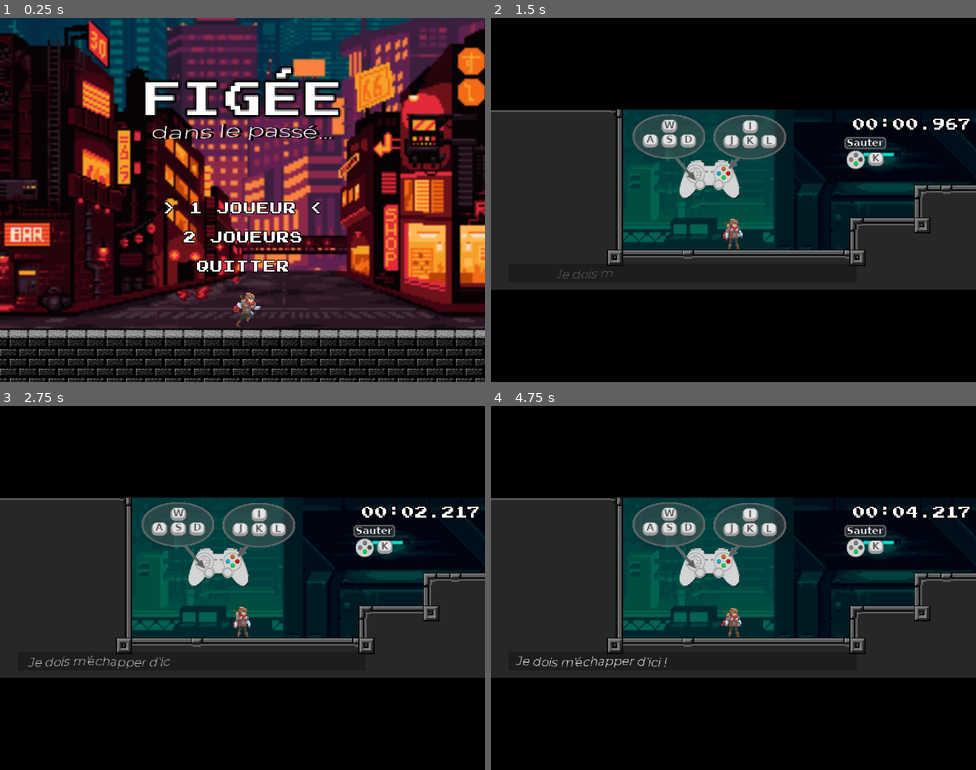
Above: before the commit, frames 1-4 (two rows, left to right).
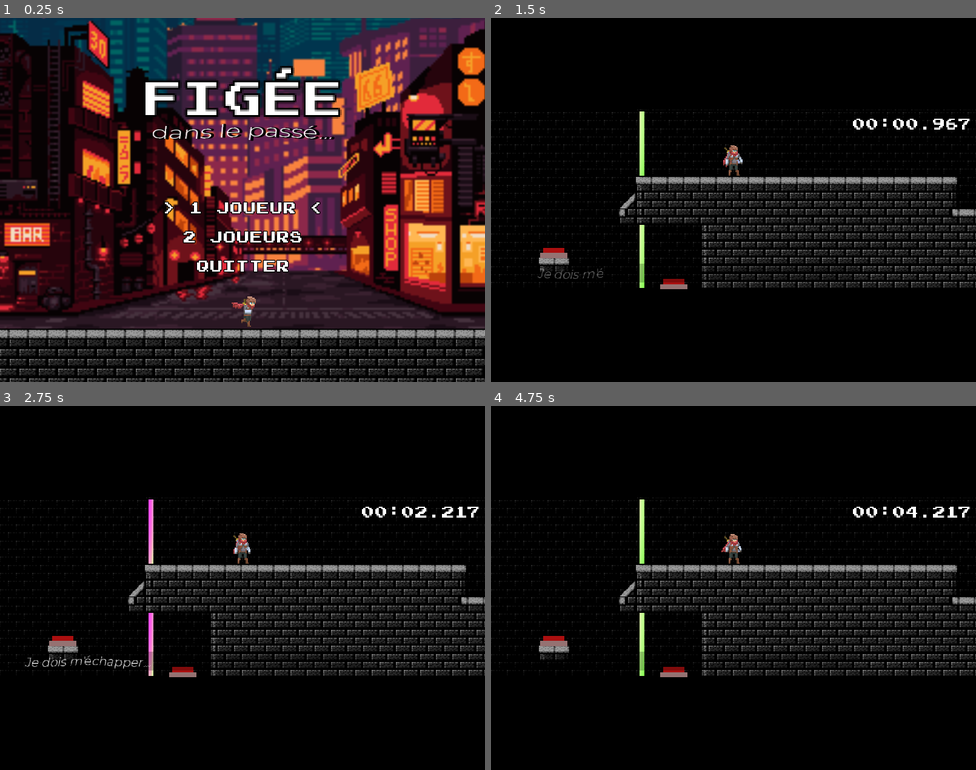
Above: after the commit, the same moments.

Repository: J-Vernay/wonderjam-hiver2021
Game: Godot game, scene res://TestZone/Menu.tscn
The game is run twice, just before and just after one commit, with the same random seed, the same clock (stepped at 60 frames per second) and the same inputs. The engine's default icon, where the game draws it, is replaced by a stand-in: a white triangle on a blue panel in a dark square.
Inputs:
- Up to frame 1 (0.25 s): no input
- Up to frame 2 (1.5 s): tap Enter (ui_accept) at 0.5 s; hold Enter (ui_accept) 0.53-1.28 s; hold Z (Up1) from 0.53 s (still down); tap Down (Down2) at 1.35 s
- Up to frame 3 (2.75 s): tap Enter (ui_accept) at 1.52, 1.55, 1.82, 2.3 s; release Z (Up1) at 2.03 s; hold S (Down1) from 2.03 s (still down); hold Up (Up2) from 2.03 s (still down)
- Up to frame 4 (4.75 s): release S (Down1) at 2.78 s; release Up (Up2) at 2.78 s; hold Z (Up1) 2.78-4.28 s; tap Enter (ui_accept) at 2.85, 3.02, 3.32, 3.77, 3.8, 4.07, 4.52, 4.55 s; hold Down (Down2) 3.53-4.28 s; hold S (Down1) from 4.28 s (still down); tap Up (Up2) at 4.35 s

The runs differ from the first frame. In frame 1, 0.2% of the frame differs, in the area x 47-54%, y 75-85%; in frame 2, 40%; in frame 3, 40%; in frame 4, 40%, in the area x 0-100%, y 25-75%.

Commit message:
Added end of game

Diff:
--- a/Levels/AllLevels.gd
+++ b/Levels/AllLevels.gd
@@ -1,4 +1,6 @@
 extends Node2D
+
+signal game_end
 
 var is_one_player_only := false
 
@@ -19,7 +21,7 @@
 	preload("res://Levels/Level3.tscn"),
 	preload("res://Levels/Level4.tscn")
 ]
-var curr_lvl := 0
+var curr_lvl := 4
 
 var _curr_scene_instance = null
 var _next_scene_instance = null
@@ -61,6 +63,7 @@
 		_curr_scene_instance.connect("reached_end", self, "_on_reached_end")
 		_curr_scene_instance.connect("reset_to_checkpoint", self, "_on_reset_to_checkpoint")
 		_curr_scene_instance.connect("put_text", self, "put_text")
+		_curr_scene_instance.connect("game_end", self, "_on_game_end")
 		_curr_scene_instance.allLevels = self
 		if is_one_player_only:
 			if _curr_scene_instance.has_node("Items"):
@@ -87,7 +90,9 @@
 	_goto_scene(levels[curr_lvl].instance())
 	$Timer.start()
 
-
+func _on_game_end():
+	print("hi2")
+	emit_signal("game_end")
 
 ###### LOGIC FOR MULTIPLAYER
 
--- a/Levels/Level0.tscn
+++ b/Levels/Level0.tscn
@@ -55,7 +55,6 @@
 position = Vector2( -72.7392, -35.3833 )
 scale = Vector2( 1.93533, 1.90168 )
 frames = SubResource( 1 )
-frame = 1
 playing = true
 
 [node name="jump_j1" type="Sprite" parent="MappingJ1"]
@@ -82,6 +81,7 @@
 position = Vector2( -72.7392, -35.3833 )
 scale = Vector2( 2, 2 )
 frames = SubResource( 2 )
+frame = 1
 playing = true
 
 [node name="jump_j2" type="Sprite" parent="MappingJ2"]
--- a/Levels/Level4.tscn
+++ b/Levels/Level4.tscn
@@ -1285,7 +1285,6 @@
 
 [sub_resource type="DynamicFont" id=140]
 size = 40
-outline_size = 1
 font_data = ExtResource( 1 )
 
 [node name="Level4" type="Node2D"]
@@ -1328,11 +1327,11 @@
 
 [node name="Checkpoints" type="Node" parent="."]
 
+[node name="1" type="Node2D" parent="Checkpoints"]
+position = Vector2( 2440, -104 )
+
 [node name="Start" type="Node2D" parent="Checkpoints"]
 position = Vector2( -292.412, 284.497 )
-
-[node name="1" type="Node2D" parent="Checkpoints"]
-position = Vector2( 2440, -104 )
 
 [node name="Areas" type="Node" parent="."]
 
@@ -1439,6 +1438,27 @@
 __meta__ = {
 "_edit_use_anchors_": false
 }
+
+[node name="Label2" type="Label" parent="HUD"]
+anchor_left = 0.5
+anchor_top = 0.8
+anchor_right = 1.0
+anchor_bottom = 0.8
+margin_left = -600.0
+margin_top = -327.266
+margin_bottom = -127.266
+custom_fonts/font = SubResource( 140 )
+text = "Vous avez pu contacter les autorités.
+L'attentat de la Résistance a été contré !
+Bravo !"
+align = 1
+percent_visible = 0.0
+__meta__ = {
+"_edit_use_anchors_": false
+}
+
+[node name="Timer" type="Timer" parent="HUD"]
+one_shot = true
 [connection signal="body_entered" from="Areas/Area2D" to="." method="trigger_last_checkpoint"]
 [connection signal="body_entered" from="Areas/End" to="." method="finishWorld"]
 [connection signal="body_entered" from="Areas/Text1" to="." method="trigger_text" flags=6 binds= [ "Ça y est, je vois le bout !" ]]
@@ -1448,3 +1468,4 @@
 [connection signal="desactivate" from="Button" to="Button/Porte Montante" method="close"]
 [connection signal="activate" from="Button2" to="Button2/Porte Montante" method="open"]
 [connection signal="desactivate" from="Button2" to="Button2/Porte Montante" method="close"]
+[connection signal="timeout" from="HUD/Timer" to="." method="trigger_game_end"]
--- a/Levels/LevelBase.gd
+++ b/Levels/LevelBase.gd
@@ -1,7 +1,7 @@
 class_name LevelBase
 extends Node2D
 
-
+signal game_end
 signal reached_end # trigger for passing to the next level
 signal reset_to_checkpoint(pos) # ask parent to reset the scene, then the parent will call goto_checkpoint()
 
@@ -54,6 +54,9 @@
 		var camera = _player.get_node("Camera2D")
 		if camera != null:
 			camera.smoothing_enabled = true
+	if time_since_end >= 0:
+		time_since_end += delta
+		$HUD/Label2.visible_characters = int(time_since_end * 20)
 
 var finalScore = 0
 func finishWorld(__):
@@ -84,15 +87,21 @@
 		timer.one_shot = true
 		timer.start()
 
+var time_since_end = -1
+
 func enableFinishPossibility():
 	_player.enableNextWorld()
 	$HUD/Label.visible = true
+	$HUD/Label2.visible = true
+	time_since_end = 0
+
+func trigger_game_end():
+	print("hiTR")
+	emit_signal("game_end")
 
 func finishGame():
-		$HUD/Label.visible = false
-		var timer = Timer.new()
-		add_child(timer)
-		timer.connect("timeout", self, "trigger_end", [self])
-		timer.set_wait_time(3) #3 secondes pour permettre de voir le joueur s'en aller de l'écran avant de charger la nouvelle scene
-		timer.one_shot = true
-		timer.start()
+	$HUD/Label.visible = false
+	$HUD/Label2.visible = false
+	time_since_end = -1
+	$HUD/Timer.start()
+	print("hi")
--- a/TestZone/MainScene.gd
+++ b/TestZone/MainScene.gd
@@ -2,6 +2,8 @@
 
 
 var AudioPlayer : AudioStreamPlayer2D
+
+var nb_players := 2
 
 func _ready():
 	var tween = Tween.new()
@@ -12,3 +14,10 @@
 func one_player_only():
 	$VBoxContainer/ViewportContainer2.queue_free()
 	$VBoxContainer/ViewportContainer/Viewport1/AllLevels1.one_player_only()
+	nb_players = 1
+
+func _on_game_end():
+	nb_players -= 1
+	if nb_players == 0:
+		get_tree().change_scene("res://TestZone/Menu.tscn")
+		get_tree().get_root().remove_child(self)
--- a/TestZone/MainScene.tscn
+++ b/TestZone/MainScene.tscn
@@ -57,3 +57,5 @@
 stream = ExtResource( 2 )
 volume_db = -80.0
 autoplay = true
+[connection signal="game_end" from="VBoxContainer/ViewportContainer/Viewport1/AllLevels1" to="." method="_on_game_end"]
+[connection signal="game_end" from="VBoxContainer/ViewportContainer2/Viewport2/AllLevels2" to="." method="_on_game_end"]
--- a/TestZone/Menu.tscn
+++ b/TestZone/Menu.tscn
@@ -64,7 +64,7 @@
 position = Vector2( 600, 712 )
 scale = Vector2( 3, 3 )
 frames = SubResource( 1 )
-frame = 2
+frame = 4
 playing = true
 
 [node name="Root" type="CenterContainer" parent="."]
